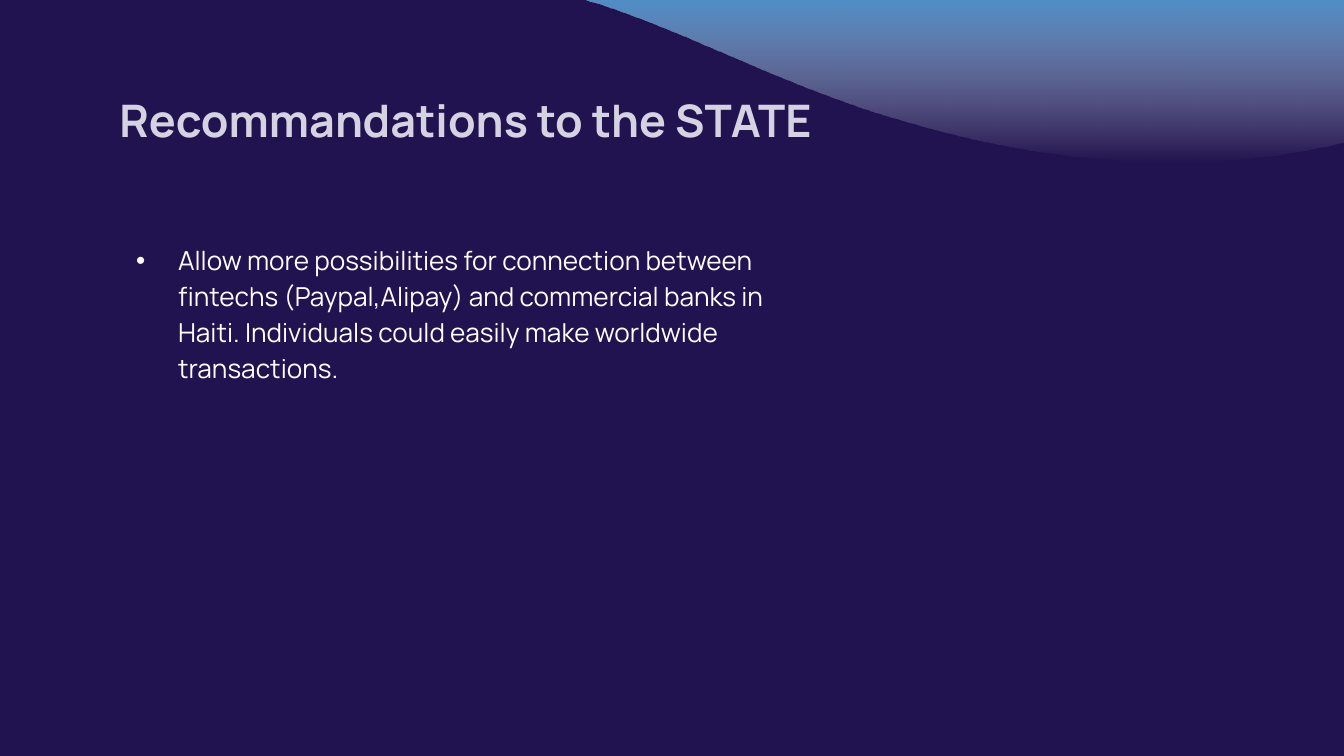
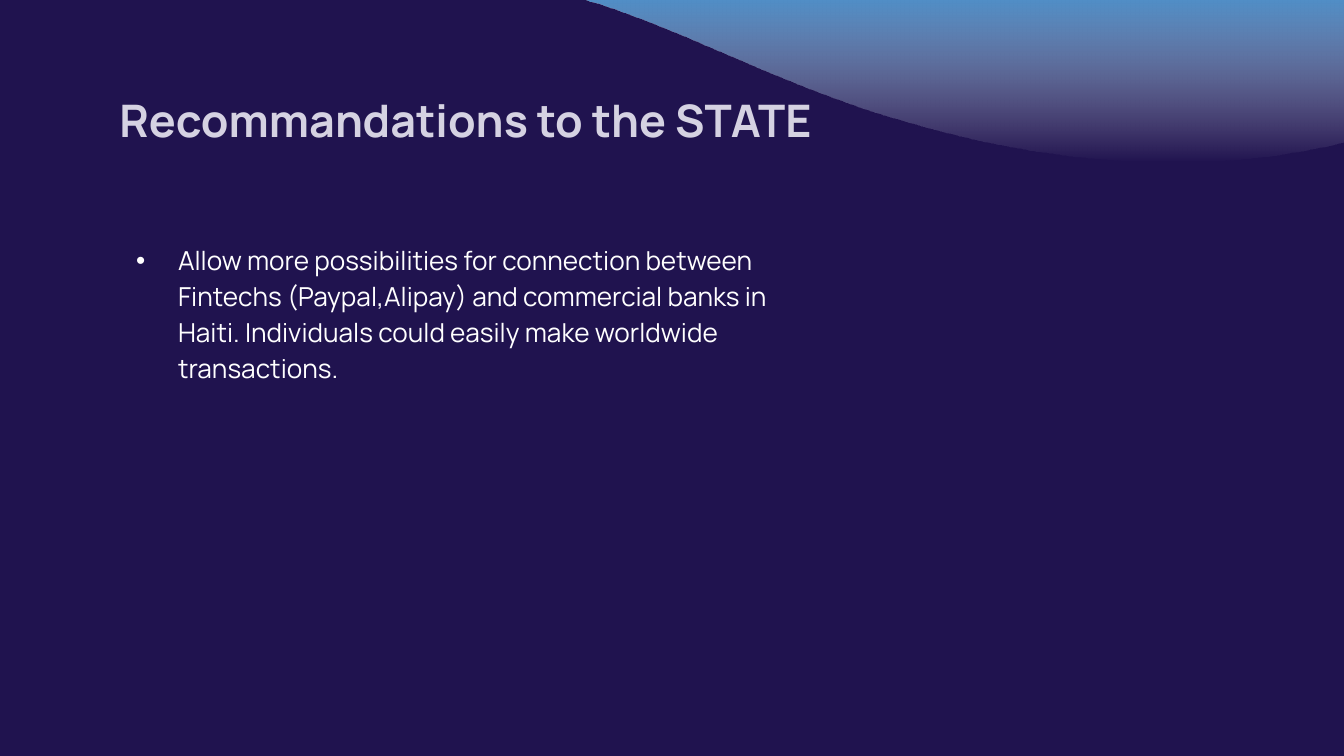
Before and after one commit to VIP509/Finance-Inclusion-1, a slide deck: slide 22 of Pierry Valcin Presentation.pptx. Drawn at 1344x756 pixels with LibreOffice and Linux fonts; fonts in the diff are those of the drawing. Boxes give left, top, right and bottom in pixels: in the first picture for what was removed or moved away, otherwise in the second. Text is boxed around its words. In the diff, an @@ line names an element or a change of style, - is before the commit and + after.

```diff
--- a/Pierry Valcin Presentation.pptx
+++ b/Pierry Valcin Presentation.pptx
@@ subtitle at [178,250,767,379]: text changed @@
-• Allow more possibilities for connection between fintechs (Paypal,Alipay) and commercial banks in Haiti. Individuals could easily make worldwide transactions.
+• Allow more possibilities for connection between Fintechs (Paypal,Alipay) and commercial banks in Haiti. Individuals could easily make worldwide transactions.
```
Also in this commit, not shown: 7 other slides changed, 2 other files.
